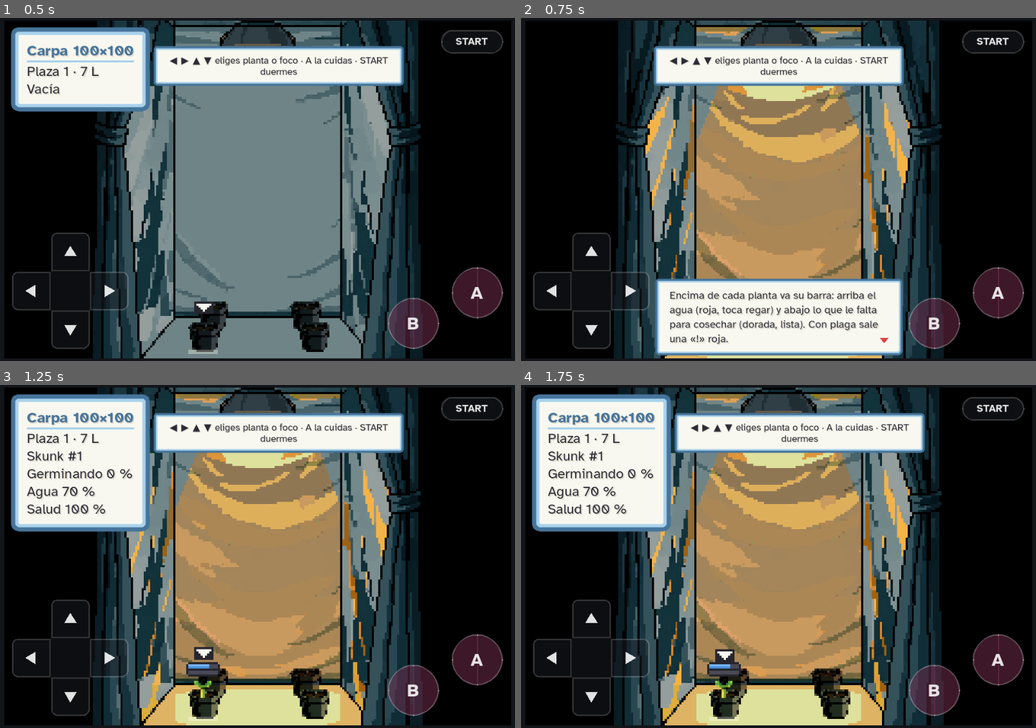
Above: before the commit, frames 1-4 (two rows, left to right).
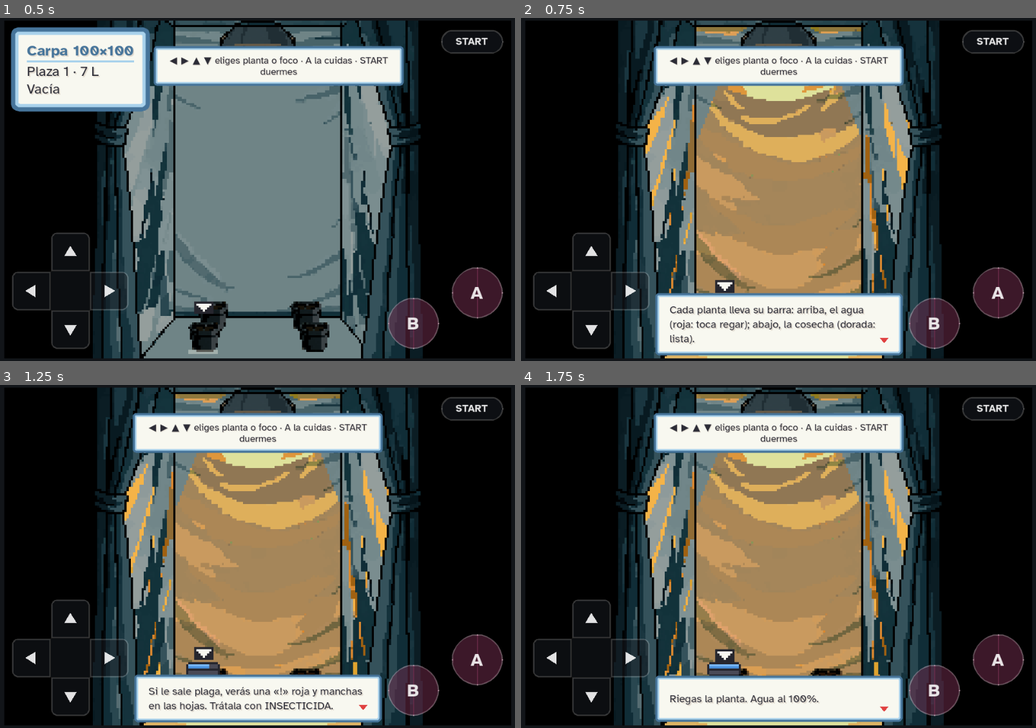
Above: after the commit, the same moments.

Repository: u0921985828-arch/Strainmon
Game: Godot game, scene res://juego.tscn
The game is run twice, just before and just after one commit, with the same random seed, the same clock (stepped at 60 frames per second) and the same inputs.
Inputs (mouse positions are in pixels of both pictures, inside the frame that each line leads up to):
- Up to frame 1 (0.5 s): no input
- Up to frame 2 (0.75 s): tap Enter at 0.5 s; move the mouse to (891, 172) at 0.52 s; hold Right from 0.53 s (still down); tap Z at 0.6 s; click (891, 172) at 0.67 s
- Up to frame 3 (1.25 s): keep holding Right; tap Space at 0.77 s
- Up to frame 4 (1.75 s): tap Space at 1.25, 1.52 s; move the mouse to (675, 573) at 1.27 s; release Right at 1.28 s; hold Down from 1.28 s (still down); tap Enter at 1.35 s

Frame 1 is identical in both runs. In frame 2, 4.1% of the frame differs, in the area x 26-75%, y 75-96%; in frame 3, 19%, in the area x 2-79%, y 2-99%; in frame 4, 19%.

Commit message:
HTML: barras de agua y cosecha, daños y avisos de plaga como en Godot
- Vista C y B: barra de cada planta (agua, cosecha y «!» de plaga) que no se
  pisa con las demás ni con el cursor; en transparencia delante de la elegida.
- Vista C: daños de plaga sobre el fotograma de la planta (vcDano), con la
  misma semilla que Godot (hashStr); tratada, vuelve a ser la de siempre.
- Al despertar: aviso de plagas nuevas, de las que siguen y de las secas.
- Primera planta: pista de las barras (S.flags.barras).
- Godot: sin Vista.extras (C2 compara con todo), mismos textos y semilla.

Co-Authored-By: Claude Opus 5.5 <noreply@anthropic.com>
Claude-Session: https://claude.ai/code/session_01WWCwQsjgK3rvw6gQoSEGYZ

Diff:
--- a/ribera-verde/godot/src/cultivo.gd
+++ b/ribera-verde/godot/src/cultivo.gd
@@ -15,7 +15,7 @@
 static func nuevo_estado() -> Dictionary:
 	return {"day": 1, "min": 8 * 60, "money": 150, "carpas": [{"t": "m100", "foco": "sodio400"}], "macetas": ["plastico7", "plastico7", "plastico7", "plastico7"],
 		"pots": [null, null, null, null], "seeds": {"ria": 2, "limon": 1, "txoko": 1, "niebla": 1}, "items": {"fert": 2, "insect": 3},
-		"buds": {}, "custom": {}, "gen": {}, "fenos": {}, "fenoN": 0}
+		"buds": {}, "custom": {}, "gen": {}, "fenos": {}, "fenoN": 0, "flags": {}}
 
 # plazas de todas las carpas, en orden: S.pots[i] y S.macetas[i] son las de la plaza i
 static func huecos(S: Dictionary) -> Array:
--- a/ribera-verde/godot/src/datos.gd
+++ b/ribera-verde/godot/src/datos.gd
@@ -21,6 +21,13 @@
 	if r > 0.5 or (r == 0.5 and int(f) % 2 == 1):
 		f += 1.0
 	return int(f)
+
+# hashStr de 00-nucleo.js: FNV-1a de 32 bits
+static func hash_str(s: String) -> int:
+	var h := 2166136261
+	for i in s.length():
+		h = ((h ^ s.unicode_at(i)) * 16777619) & 0xffffffff
+	return h
 
 static func hexi(h: String) -> int:
 	return h.substr(1).hex_to_int()
--- a/ribera-verde/godot/src/juego.gd
+++ b/ribera-verde/godot/src/juego.gd
@@ -703,9 +703,15 @@
 		S.seeds.erase(sid)
 	S.pots[i] = Cultivo.nueva_planta(S, sid)
 	await say("Has plantado %s." % Datos.strain(S, sid).n)
-	if not S.get("pista_barras"):
-		S.pista_barras = true
-		await say("Encima de cada planta va su barra: arriba el agua (roja, toca regar) y abajo lo que le falta para cosechar (dorada, lista). Con plaga sale una «!» roja.")
+	await pista_barras()
+
+# con la primera planta, qué dice su barra (pistaBarras de 09-cultivo.js)
+func pista_barras() -> void:
+	if S.flags.get("barras"):
+		return
+	S.flags.barras = true
+	await say("Cada planta lleva su barra: arriba, el agua (roja: toca regar); abajo, la cosecha (dorada: lista).")
+	await say("Si le sale plaga, verás una «!» roja y manchas en las hojas. Trátala con INSECTICIDA.")
 
 func marca_feno(f) -> String:
 	var v = S.fenos.get(str(int(f.id))) if f is Dictionary and f.get("id") else null
@@ -763,11 +769,16 @@
 	var siguen := []
 	var muertas := []
 	var hu := Cultivo.huecos(S)
+	var varias := 0
+	for c in S.carpas:
+		if c:
+			varias += 1
 	for i in S.pots.size():
 		var p = S.pots[i]
 		if p == null:
 			continue
-		var nom := "la %s (plaza %d)" % [Datos.strain(S, p.sid).n, hu[i].j + 1]
+		var donde: String = (Datos.carga().CARPAS[S.carpas[hu[i].c].t].n + ", ") if varias > 1 else ""
+		var nom := "la %s (%splaza %d)" % [Datos.strain(S, p.sid).n, donde, hu[i].j + 1]
 		var a: Array = antes.get(i, [false, false])
 		if p.get("dead"):
 			if not a[1]:
@@ -775,9 +786,9 @@
 		elif p.pest:
 			(siguen if a[0] else nuevas).append(nom)
 	if nuevas.size():
-		var n: int = S.items.insect
-		var queda := (" (te queda%s %d)" % ["n" if n > 1 else "", n]) if n else ", pero no te queda"
-		await say("¡Plaga! Han salido bichos en %s: se comen las hojas. Trátala%s con INSECTICIDA%s." % [_lista(nuevas), "s" if nuevas.size() > 1 else "", queda])
+		var k: int = S.items.insect
+		var queda := ("te queda%s %d." % ["n" if k > 1 else "", k]) if k else "no te queda; cómpralo en el growshop."
+		await say("¡Plaga en %s! Trátala%s con INSECTICIDA: %s" % [_lista(nuevas), "s" if nuevas.size() > 1 else "", queda])
 	if siguen.size():
 		await say("Sigue la plaga en %s: sin tratar, pierde%s salud cada hora." % [_lista(siguen), "n" if siguen.size() > 1 else ""])
 	if muertas.size():
@@ -802,6 +813,9 @@
 				s.seeds[k] = int(s.seeds[k])
 			for k in s.items:
 				s.items[k] = int(s.items[k])
+			if not s.has("flags"):   # partidas de la 0.1.2: la pista iba en pista_barras
+				s.flags = {"barras": true} if s.get("pista_barras") else {}
+			s.erase("pista_barras")
 	return s
 
 # a un archivo aparte y luego se cambia de nombre: si se corta a medias, la partida de antes sigue entera. Sin ordenar las claves
--- a/ribera-verde/godot/src/vista.gd
+++ b/ribera-verde/godot/src/vista.gd
@@ -2,8 +2,8 @@
 # geo(S, ci) es vcGeo + vistaC: dónde va cada maceta y qué planta, a qué alto. pinta(S, VC, now) dibuja como renderCarpaC:
 # fondo negro, pared, macetas y plantas (las de delante de la fila elegida en transparencia), la luz del foco en «overlay»
 # (shader sobre lo ya pintado), la campana y el cursor. Todo en px del juego: el nodo va en un SubViewport de 160 de alto.
-# Solo en el port (extras): encima de cada planta, su barra de agua y de cosecha con el aviso de plaga, y los daños de la
-# plaga pintados sobre sus hojas; C2 los apaga para comparar con el HTML.
+# Encima de cada planta, su barra de agua y de cosecha con el aviso de plaga, y los daños de la plaga pintados sobre sus
+# hojas (como el HTML desde la 1.10: barras, posCursor, vcBarra y vcDano de 09b-carpa.js).
 extends Node2D
 
 const Datos = preload("res://src/datos.gd")
@@ -18,8 +18,6 @@
 const BP := 6
 const OSC := Color8(0x26, 0x26, 0x2e)
 const VACIO := Color8(0x4a, 0x4a, 0x56)
-
-static var extras := true
 
 const OVERLAY := """
 shader_type canvas_item;
@@ -172,16 +170,16 @@
 	var n := nivel_dano(p)
 	return k + ("|d%d|%d" % [n, semilla(p)] if n else "")
 
-# daños de la plaga según la salud que le queda (solo en el port); tratada, ninguno
+# daños de la plaga según la salud que le queda; tratada, ninguno
 static func nivel_dano(p: Dictionary) -> int:
-	if not extras or not p.pest or p.get("dead"):
+	if not p.pest or p.get("dead"):
 		return 0
 	return 1 if p.health >= 75 else (2 if p.health >= 45 else 3)
 
 # cada planta, sus manchas: del id de su fenotipo (los esquejes, las de su madre)
 static func semilla(p: Dictionary) -> int:
 	var f = p.get("f")
-	return int(f.id) if f is Dictionary and f.get("id") else hash(p.sid)
+	return int(f.id) if f is Dictionary and f.get("id") else Datos.hash_str(p.sid)
 
 # la planta tal como se pinta: el fotograma de su alto (sin las filas de más), con los colores de su variedad y seca sin agua
 static func img_planta(S_: Dictionary, p: Dictionary, v: Dictionary) -> Image:
@@ -192,7 +190,7 @@
 	var im := Arte.recolor(c0, mapa)
 	var n := nivel_dano(p)
 	if n:
-		im = Arte.dano(im, c0, n, semilla(p) ^ hash(v.p.n))
+		im = Arte.dano(im, c0, n, semilla(p) ^ Datos.hash_str(v.p.n))
 	if p.water <= 0:
 		im = Arte.seca(im)
 	return im
@@ -207,7 +205,7 @@
 
 static func barras(S_: Dictionary, g_: Dictionary, sel := -1) -> Array:
 	var o := []
-	if not extras or g_.is_empty() or g_.vc == null:
+	if g_.is_empty() or g_.vc == null:
 		return o
 	var cajas := []
 	for q in g_.pl:
--- a/ribera-verde/godot/tests/capas.gd
+++ b/ribera-verde/godot/tests/capas.gd
@@ -8,9 +8,9 @@
 #   y por debajo de su distancia al foco
 # · dos plantas de la misma fila no se pisan ni balanceándose una hacia la otra
 # · se pinta de atrás adelante: la más honda (cy) antes y más arriba
-# · solo en el port (Vista.extras): las barras de agua y cosecha (con la «!» de plaga) y el cursor de la elegida no se pisan
+# · las barras de agua y cosecha (con la «!» de plaga) y el cursor de la elegida no se pisan
 #   y caben en la pantalla, con cualquier plaza elegida, también con plazas vacías o secas y plantas del todo altas; los daños de plaga de cada sprite (niveles 1-3) cambian
-#   píxeles de la planta y nunca su silueta ni la base del tallo; sin plaga, o con extras apagados (C2), la planta de siempre
+#   píxeles de la planta y nunca su silueta ni la base del tallo; tratada, la planta de siempre
 extends SceneTree
 
 const Datos = preload("res://src/datos.gd")
@@ -193,12 +193,9 @@
 										elif c1 != c2:
 											cambia += 1
 								check(nombre + " con plaga (nivel %d): %d px dañados, %d fuera de sitio" % [Vista.nivel_dano(pl), cambia, silueta], cambia > 0 and silueta == 0)
-								Vista.extras = false
-								var e := Vista.img_planta(S, pl, v)
-								Vista.extras = true
-								check(nombre + ": con los extras apagados (C2), sin daños", e.get_data() == im.get_data())
 							pl.pest = false
 							pl.health = 100.0
+							check(nombre + ": tratada, sin daños", Vista.img_planta(S, pl, v).get_data() == im.get_data())
 							dib[i].append({"c": nombre, "f": fs, "sh": sh, "y": q.y})
 				S.pots[i] = null
 			# vecinas de la misma fila
@@ -265,7 +262,7 @@
 					if o[a].cy > o[b].cy:
 						bien = bien and a < b and o[a].y < o[b].y
 			check("%s %s: de atrás adelante" % [t, fk], bien)
-	for k in ["borde de su celda", "trozos sueltos", "fuera de la pantalla", "pisa la campana", "cerca del foco", "aire mínimo", "de atrás adelante", "barras", "con plaga", "extras apagados"]:
+	for k in ["borde de su celda", "trozos sueltos", "fuera de la pantalla", "pisa la campana", "cerca del foco", "aire mínimo", "de atrás adelante", "barras", "con plaga", "tratada"]:
 		var m := fallos.filter(func(f): return f.contains(k)).size()
 		if m:
 			print("  %s: %d" % [k, m])
--- a/ribera-verde/godot/tests/ciclo.gd
+++ b/ribera-verde/godot/tests/ciclo.gd
@@ -291,7 +291,7 @@
 		var aviso := ""
 		var aviso_s := ""
 		while J.modo == "say":
-			if J.dlg_txt.text.begins_with("¡Plaga!"):
+			if J.dlg_txt.text.begins_with("¡Plaga en "):
 				aviso = J.dlg_txt.text
 			if J.dlg_txt.text.contains("secado del todo"):
 				aviso_s = J.dlg_txt.text
--- a/ribera-verde/godot/tests/prueba.gd
+++ b/ribera-verde/godot/tests/prueba.gd
@@ -272,7 +272,6 @@
 	return o
 
 func _pinta(O: Dictionary, dir: String) -> void:
-	Vista.extras = false   # sin lo que solo tiene el port (barras y daños de plaga): la escena del HTML tal cual
 	var tot := 0
 	for e in O.escenas:
 		if e.html == null:
Not shown, changed: ribera-verde/dist/ribera-verde.artifact.html
Not shown, changed: ribera-verde/index.html
Not shown, changed: ribera-verde/src/js/09-cultivo.js
Not shown, changed: ribera-verde/src/js/09b-carpa.js
